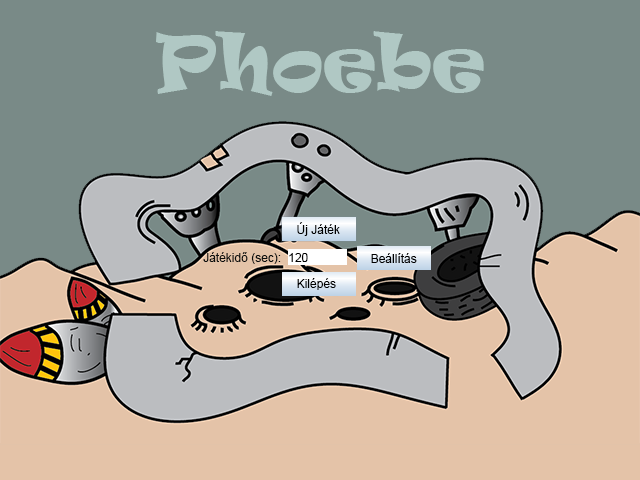
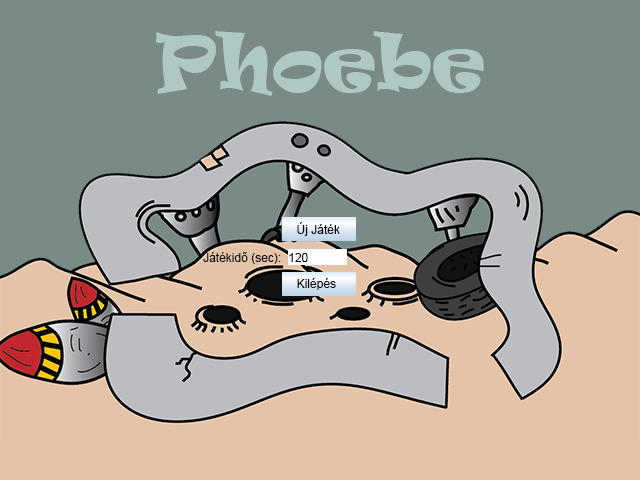
Revision of a layered 640x480 image; what changed, layer by layer:
hid "Beállítás" over [371, 253, 417, 263]
hid "Réteg 2" over [357, 246, 431, 270]
